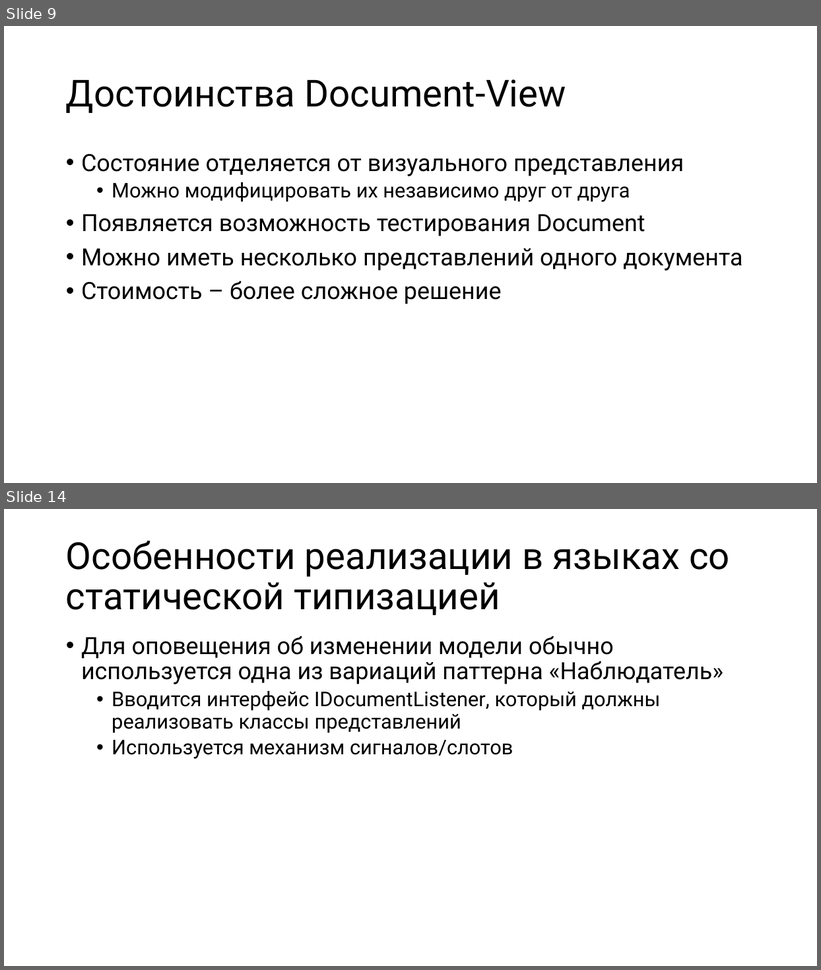
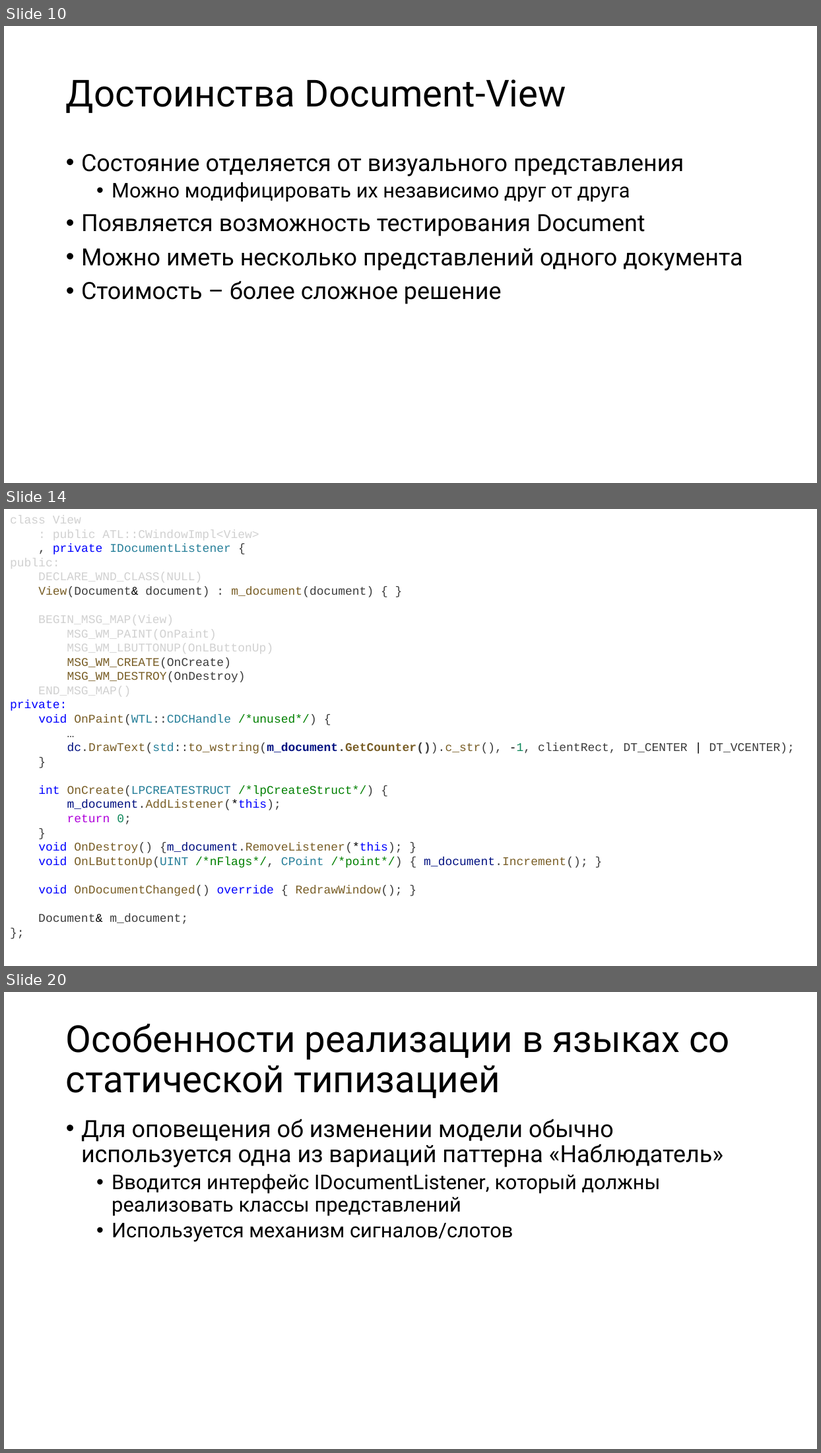
Before and after one commit to alexey-malov/ood, a slide deck: lectures/16.mvxx/mvxx.pptx. Shown one above the other, each under a label of ours: slides 9 and 14 before the commit, slides 10, 14 and 20 after it; the slides between them are not shown. The pictures are 821x970 and 821x1453 pixels, drawn with LibreOffice and Linux fonts; fonts in the diff are those of the drawing. Boxes give left, top, right and bottom in pixels: in the first picture for what was removed or moved away, otherwise in the second. Text is boxed around its words. In the diff, an @@ line names an element or a change of style, - is before the commit and + after.

```diff
--- a/lectures/16.mvxx/mvxx.pptx
+++ b/lectures/16.mvxx/mvxx.pptx
@@ slide 14 added at (4,509,817,966), background #FFFFFF @@
@@ text added at (10,516,795,924), 14 pt, text #795E26 @@
+class View
+: public ATL::CWindowImpl<View>
+, private IDocumentListener {
+public:
+DECLARE_WND_CLASS(NULL)
+View(Document& document) : m_document(document) { }
+BEGIN_MSG_MAP(View)
+MSG_WM_PAINT(OnPaint)
+MSG_WM_LBUTTONUP(OnLButtonUp)
+MSG_WM_CREATE(OnCreate)
+MSG_WM_DESTROY(OnDestroy)
+END_MSG_MAP()
+private:
+void OnPaint(WTL::CDCHandle /*unused*/) {
+…
+dc.DrawText(std::to_wstring(m_document.GetCounter()).c_str(), -1, clientRect, DT_CENTER | DT_VCENTER);
+}
+int OnCreate(LPCREATESTRUCT /*lpCreateStruct*/) {
+m_document.AddListener(*this);
+return 0;
+}
+void OnDestroy() {m_document.RemoveListener(*this); }
+void OnLButtonUp(UINT /*nFlags*/, CPoint /*point*/) { m_document.Increment(); }
+void OnDocumentChanged() override { RedrawWindow(); }
+Document& m_document;
+};
@@ what was slide 9 is now slide 10 @@
@@ what was slide 14 is now slide 20 @@
```
Also in this commit, not shown: 7 slides changed, 5 other slides added, 9 other files.
